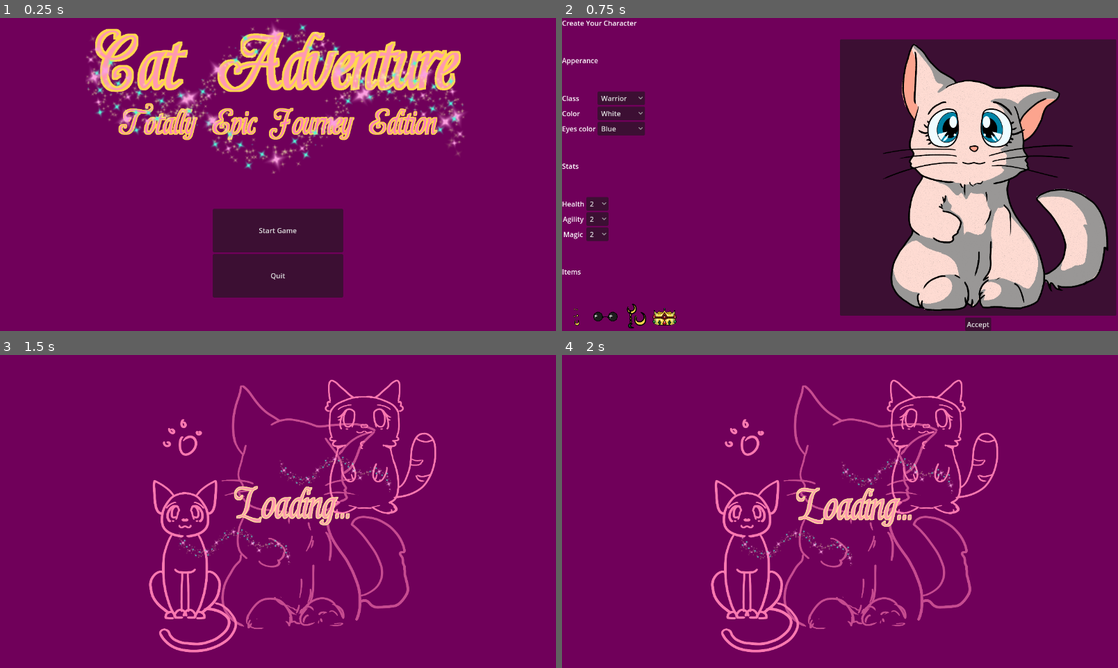
Above: before the commit, frames 1-4 (two rows, left to right).
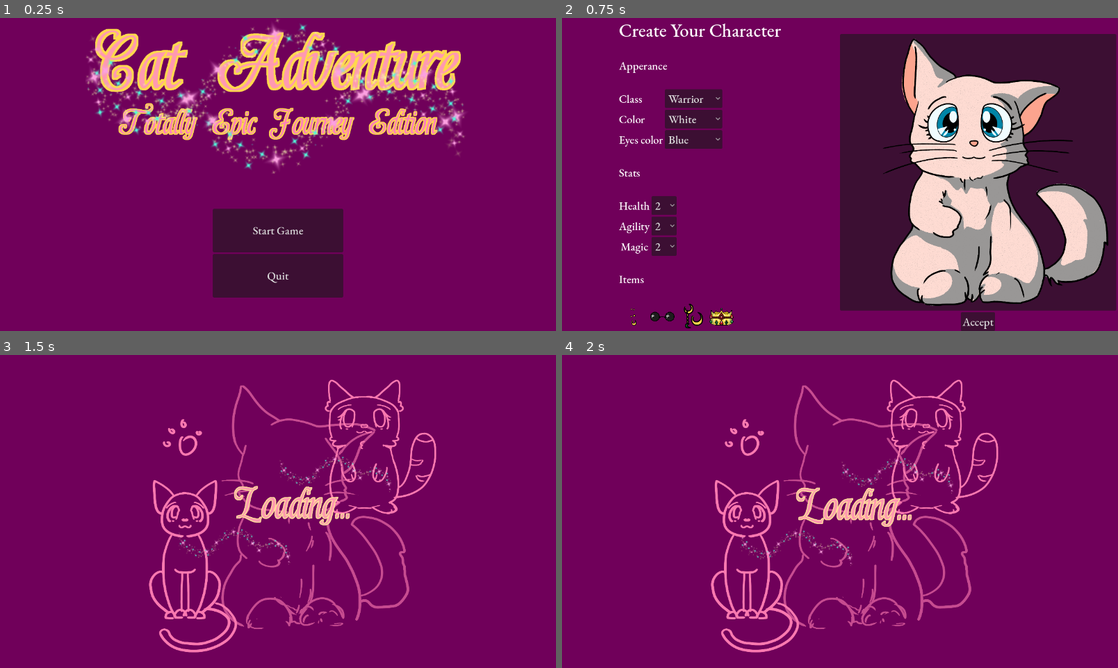
Above: after the commit, the same moments.

Repository: CommonParrot/MiniJam-Cat-Selection-Adventure
Game: Godot game, scene res://Screens/title_screen.tscn
Two runs of this game, one before a commit and one after it. Both use one fixed random seed, a clock stepped at 60 frames per second and the inputs below.
Inputs:
- Up to frame 1 (0.25 s): no input
- Up to frame 2 (0.75 s): click "Start Game" at 0.5 s
- Up to frame 3 (1.5 s): click "Accept" at 1.25 s
- Up to frame 4 (2 s): no input

The runs differ from the first frame. In frame 1, 0.2% of the frame differs, in the area x 45-55%, y 66-85%; in frame 2, 16%, in the area x 0-100%, y 0-100%; in frame 3, nothing differs; in frame 4, nothing differs.

Commit message:
fonts

Diff:
--- a/Screens/character_selection_screen.tscn
+++ b/Screens/character_selection_screen.tscn
@@ -1,7 +1,9 @@
-[gd_scene load_steps=14 format=3 uid="uid://youox4cuc70m"]
+[gd_scene load_steps=16 format=3 uid="uid://youox4cuc70m"]
 
 [ext_resource type="Script" path="res://Screens/DynamicCatOptionButton.gd" id="1_begdr"]
+[ext_resource type="Texture2D" uid="uid://nklyurq55nh5" path="res://images/Accept.png" id="1_kewe1"]
 [ext_resource type="Texture2D" uid="uid://dkxkg1in1cdqo" path="res://images/White_Cat.png" id="1_rqi7e"]
+[ext_resource type="Theme" uid="uid://bw0mhj7o0bkbv" path="res://main.theme" id="1_xrlf3"]
 [ext_resource type="Texture2D" path="res://images/TailTrinket_cut.tres" id="2_7kade"]
 [ext_resource type="PackedScene" uid="uid://c874qj1urrdtj" path="res://Screens/Cat.tscn" id="2_e2hk4"]
 [ext_resource type="Texture2D" uid="uid://cl0nnalqxhy2y" path="res://images/Crown.png" id="3_jjteo"]
@@ -20,6 +22,13 @@
 anchor_bottom = 1.0
 grow_horizontal = 2
 grow_vertical = 2
+theme = ExtResource("1_xrlf3")
+
+[node name="Accept" type="Sprite2D" parent="."]
+visible = false
+position = Vector2(957, 709)
+scale = Vector2(0.067416, 0.0773134)
+texture = ExtResource("1_kewe1")
 
 [node name="Cat" parent="." instance=ExtResource("2_e2hk4")]
 layout_mode = 2
@@ -28,21 +37,19 @@
 layout_mode = 2
 alignment = 1
 
-[node name="Character Select Title" type="Label" parent="VBoxContainer"]
+[node name="HBoxContainer" type="HBoxContainer" parent="VBoxContainer"]
+layout_mode = 2
+size_flags_vertical = 3
+
+[node name="left" type="VBoxContainer" parent="VBoxContainer/HBoxContainer"]
+layout_mode = 2
+size_flags_horizontal = 6
+
+[node name="Character Select Title" type="Label" parent="VBoxContainer/HBoxContainer/left"]
 layout_mode = 2
 size_flags_vertical = 1
+theme_override_font_sizes/font_size = 42
 text = "Create Your Character"
-
-[node name="MarginContainer" type="MarginContainer" parent="VBoxContainer"]
-layout_mode = 2
-
-[node name="HBoxContainer" type="HBoxContainer" parent="VBoxContainer"]
-layout_mode = 2
-size_flags_vertical = 3
-
-[node name="left" type="VBoxContainer" parent="VBoxContainer/HBoxContainer"]
-layout_mode = 2
-size_flags_horizontal = 3
 
 [node name="Apperance" type="Label" parent="VBoxContainer/HBoxContainer/left"]
 layout_mode = 2
--- a/Screens/title_screen.tscn
+++ b/Screens/title_screen.tscn
@@ -1,6 +1,7 @@
-[gd_scene load_steps=4 format=3 uid="uid://cujg2taxym4y6"]
+[gd_scene load_steps=5 format=3 uid="uid://cujg2taxym4y6"]
 
 [ext_resource type="Texture2D" uid="uid://cy1m52dlfy8iu" path="res://images/Title.png" id="1_3tb81"]
+[ext_resource type="Theme" uid="uid://bw0mhj7o0bkbv" path="res://main.theme" id="1_eg054"]
 [ext_resource type="Script" path="res://Scripts/SceneController.gd" id="2_87ewx"]
 [ext_resource type="AudioStream" uid="uid://bdq28ga37dm3v" path="res://Sounds/177614__aminut__02-cat-miauing.wav" id="3_63yn3"]
 
@@ -11,6 +12,7 @@
 anchor_bottom = 1.0
 grow_horizontal = 2
 grow_vertical = 2
+theme = ExtResource("1_eg054")
 
 [node name="VBoxContainer2" type="VBoxContainer" parent="."]
 layout_mode = 1
Binary file added: EBGaramond-Medium.ttf
Not shown, added: EBGaramond-Medium.ttf.import
Binary file added: images/EBGaramond-Medium.ttf
Not shown, added: images/EBGaramond-Medium.ttf.import
Binary file added: main.theme
